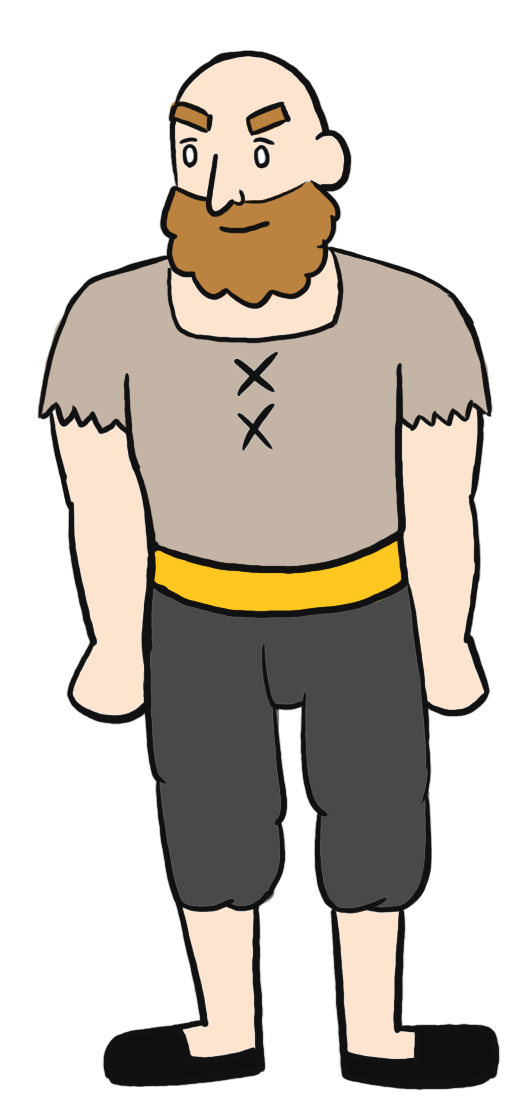
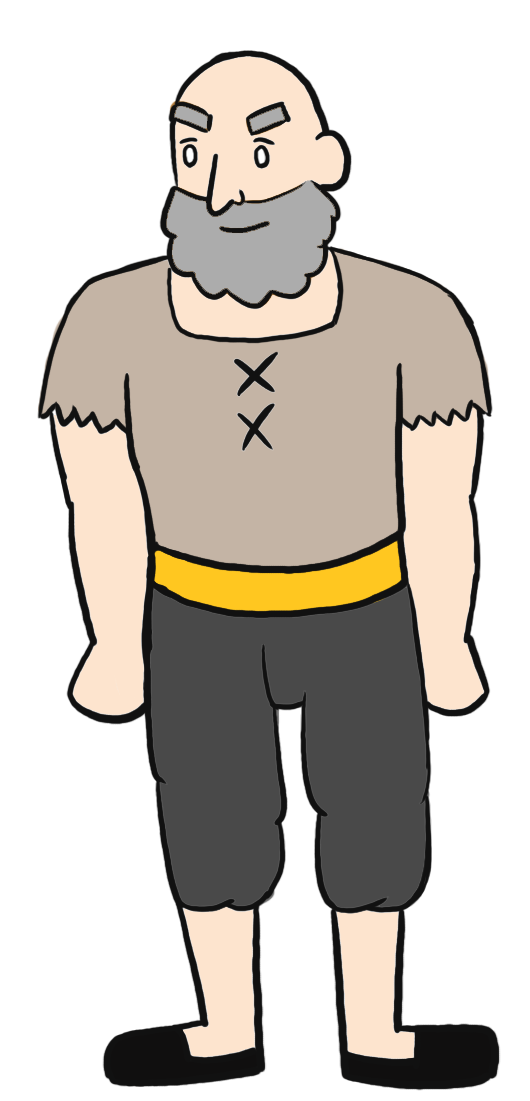
Comparing the layer stacks of the two (530, 1101) images. Changes:
painted on "Layer 3" over [166, 106, 336, 304]
painted on "Layer 5" over [171, 196, 328, 295]
